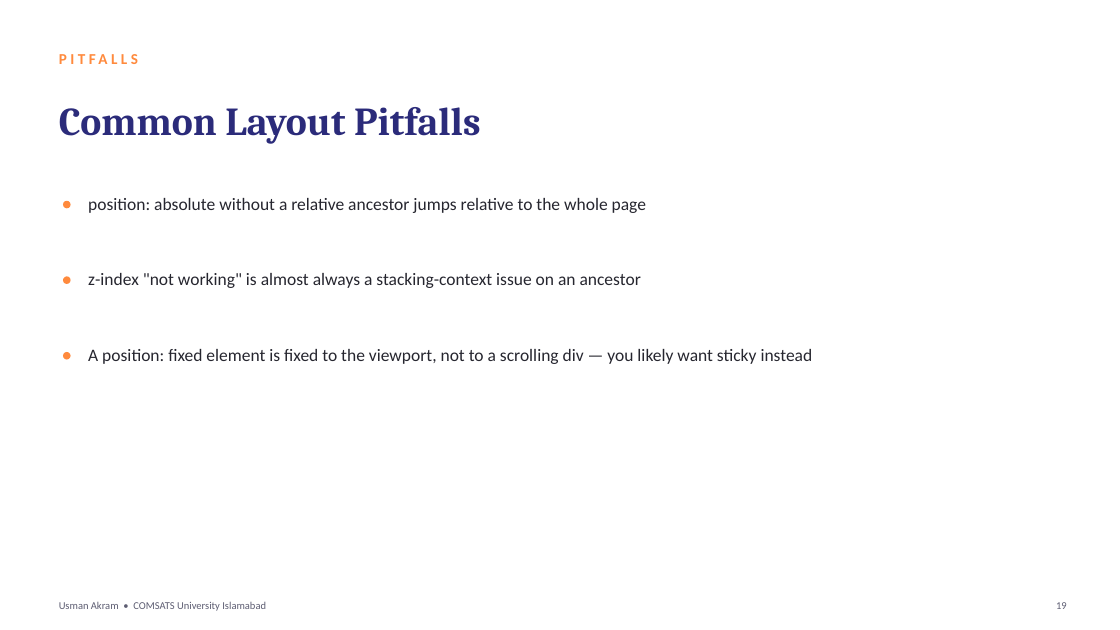
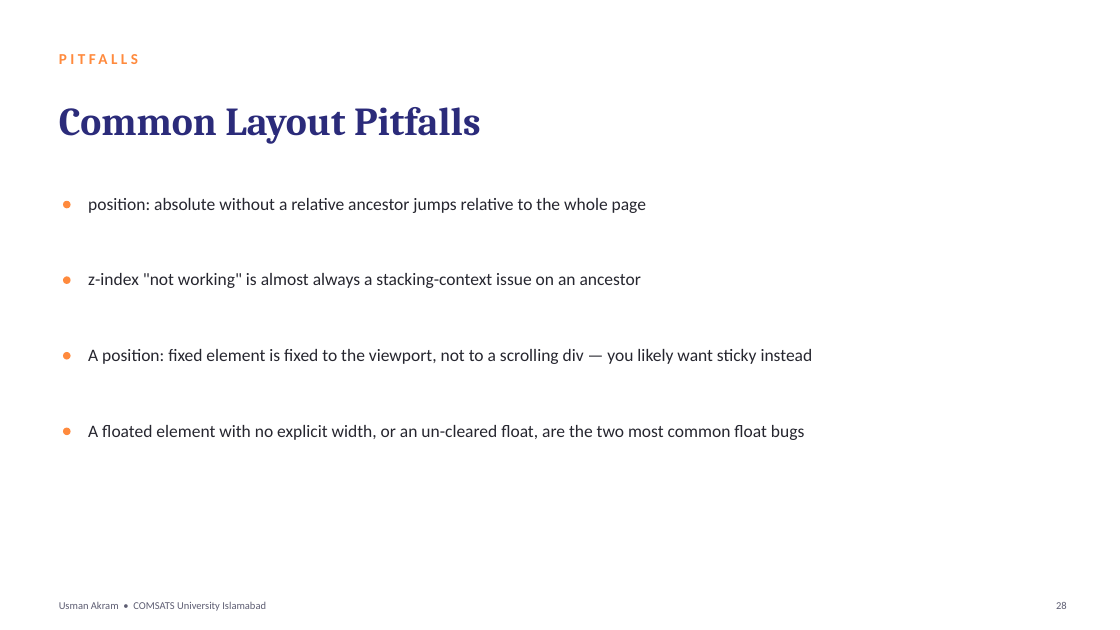
Before and after one commit to mua22/mern-web-book, a slide deck: slide 28 of slides/CSC336-Lecture-07-CSS-Positioning-and-Stacking.pptx (slide 19 before the commit). Drawn at 1120x630 pixels with LibreOffice and Linux fonts; fonts in the diff are those of the drawing. Boxes give left, top, right and bottom in pixels: in the first picture for what was removed or moved away, otherwise in the second. Text is boxed around its words. In the diff, an @@ line names an element or a change of style, - is before the commit and + after.

```diff
--- a/slides/CSC336-Lecture-07-CSS-Positioning-and-Stacking.pptx
+++ b/slides/CSC336-Lecture-07-CSS-Positioning-and-Stacking.pptx
@@ ellipse added at (63, 428, 71, 435), fill #FF8A3D @@
@@ text added at (88, 425, 804, 440), 15 pt, text #26262F @@
+A floated element with no explicit width, or an un-cleared float, are the two most common float bugs
@@ text at (1056, 602, 1067, 609): text changed @@
-19
+28
```
Also in this commit, not shown: 16 other slides changed, 9 slides added, 7 other files.
